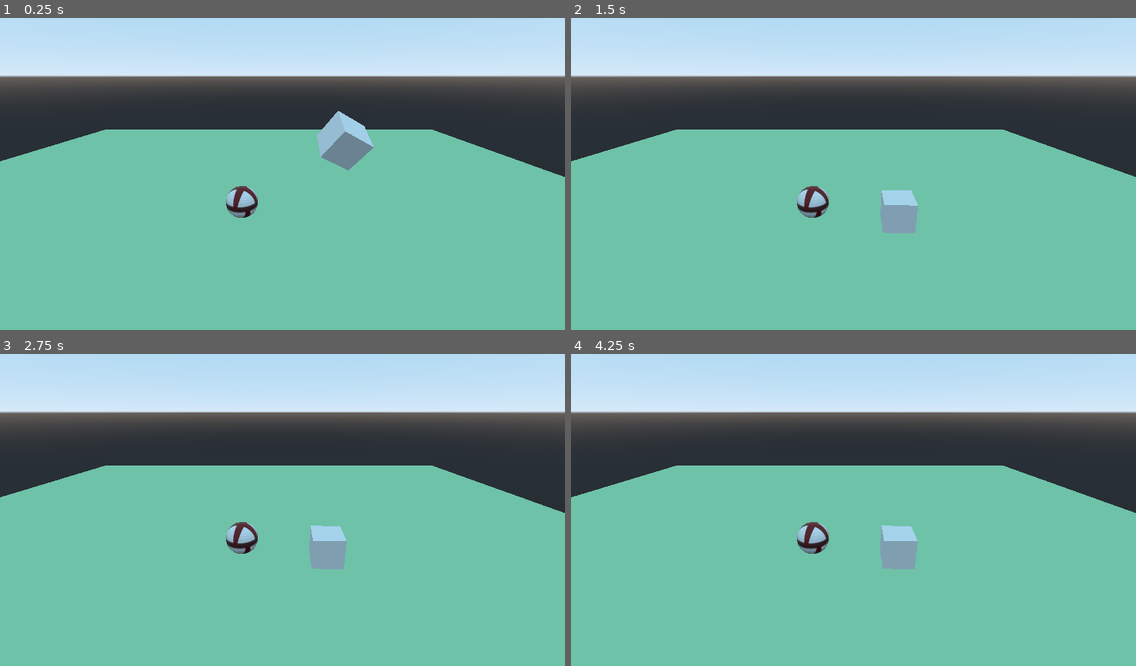
Above: before the commit, frames 1-4 (two rows, left to right).
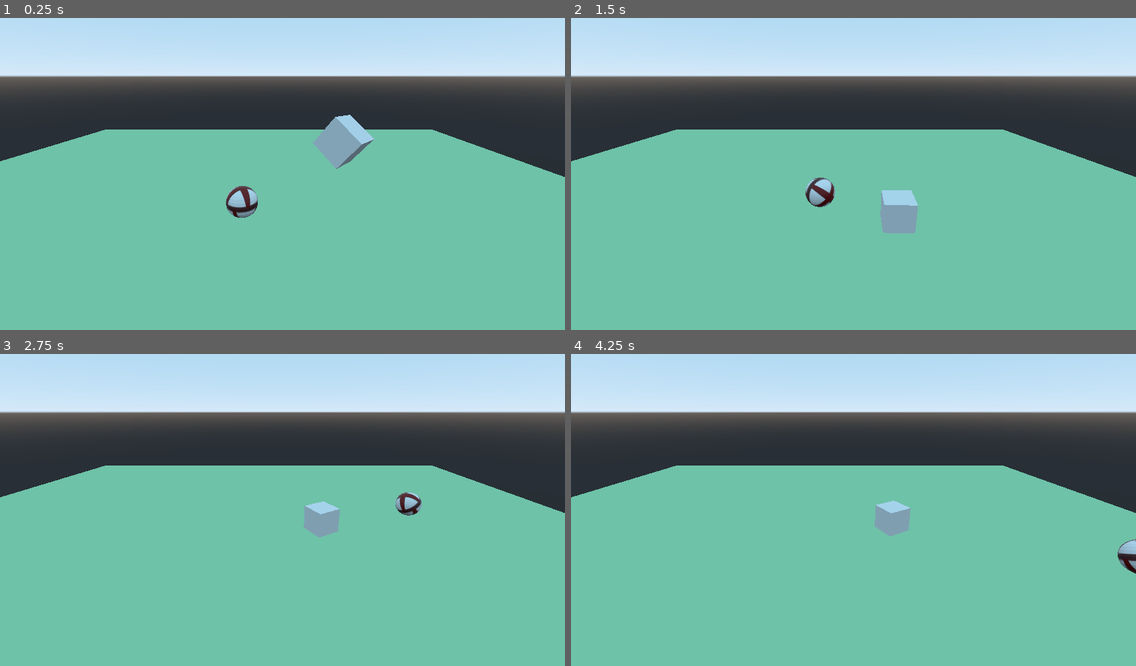
Above: after the commit, the same moments.

Repository: BransonGitomeh/godot-flow-tests
Game: Godot game, scene res://main.tscn
Same seed, same stepped clock (60 frames per second), same inputs: the game is played once before the commit and once after it.
Inputs (mouse positions are in pixels of both pictures, inside the frame that each line leads up to):
- Up to frame 1 (0.25 s): no input
- Up to frame 2 (1.5 s): move the mouse to (977, 149) at 0.52 s; press the mouse at (977, 149) at 0.53 s; hold Right (ui_right) 0.53-1.28 s; move the mouse to (740, 180) at 1.27 s; release the mouse at (740, 180) at 1.28 s; hold Down (ui_down) from 1.28 s (still down); click (740, 180) at 1.35 s
- Up to frame 3 (2.75 s): move the mouse to (339, 428) at 2.02 s; release Down (ui_down) at 2.03 s; press the mouse at (339, 428) at 2.03 s; hold Right (ui_right) from 2.03 s (still down)
- Up to frame 4 (4.25 s): move the mouse to (825, 566) at 2.77 s; release Right (ui_right) at 2.78 s; release the mouse at (825, 566) at 2.78 s; hold Up (ui_up) 2.78-3.53 s; click (825, 566) at 2.85 s; move the mouse to (1023, 550) at 3.52 s; press the mouse at (1023, 550) at 3.53 s; hold Left (ui_left) from 3.53 s (still down)

The runs differ from the first frame. In frame 1, 1.3% of the frame differs, in the area x 40-67%, y 29-65%; in frame 2, 0.6%; in frame 3, 2.0%, in the area x 40-75%, y 44-70%; in frame 4, 2.0%.
Error before the commit: Parse Error: Mixed tabs and spaces in indentation. (res://scripts/steve.gd:17)

Commit message:
move mesh with mouse innitial implementation

Diff:
--- a/scripts/steve.gd
+++ b/scripts/steve.gd
@@ -13,12 +13,33 @@
 	obstacleMesh.rotate_y(deg2rad(-3))
 	playerMesh.rotate_y(deg2rad(3))
 
+
 	if Input.is_action_pressed("click"):
-        var position2D = get_viewport().get_mouse_position()
-        var dropPlane  = Plane(Vector3(0, 0, 10), 3)
-        var position3D = dropPlane.intersects_ray(camera.project_ray_origin(position2D),camera.project_ray_normal(position2D))
-        # print(position3D)
-        playerMesh.transform.origin = position3D
+		var position2D = get_viewport().get_mouse_position()
+		# in this case we get the current y axis because we dont want that to change
+		var object_y = playerMesh.transform.origin.y
+
+		# if this doesnt work then we will use the keyboard controlls for now
+
+		# get current z axis
+		var dropPlane  = Plane(Vector3(0, 0, 10), 6)
+		var position3D = dropPlane.intersects_ray(
+			camera.project_ray_origin(position2D),
+			camera.project_ray_normal(position2D)
+		)
+
+		# then we get the genarated y axis but
+		var generated_y = position3D.y
+
+		# set it to the x axis so the user can move the asset using the mouse
+		# set the y axis to the older y axis so it doesnt change its up down
+		position3D.z = -generated_y
+		position3D.y = object_y
+
+		printt(position3D,playerMesh.transform.origin)
+		# current position
+
+		playerMesh.transform.origin = position3D
 
 	if Input.is_action_pressed("ui_right") and Input.is_action_pressed("ui_left"):
 		velocity.x = 0
Not shown: 2 places in main.tscn that only renumber resources
